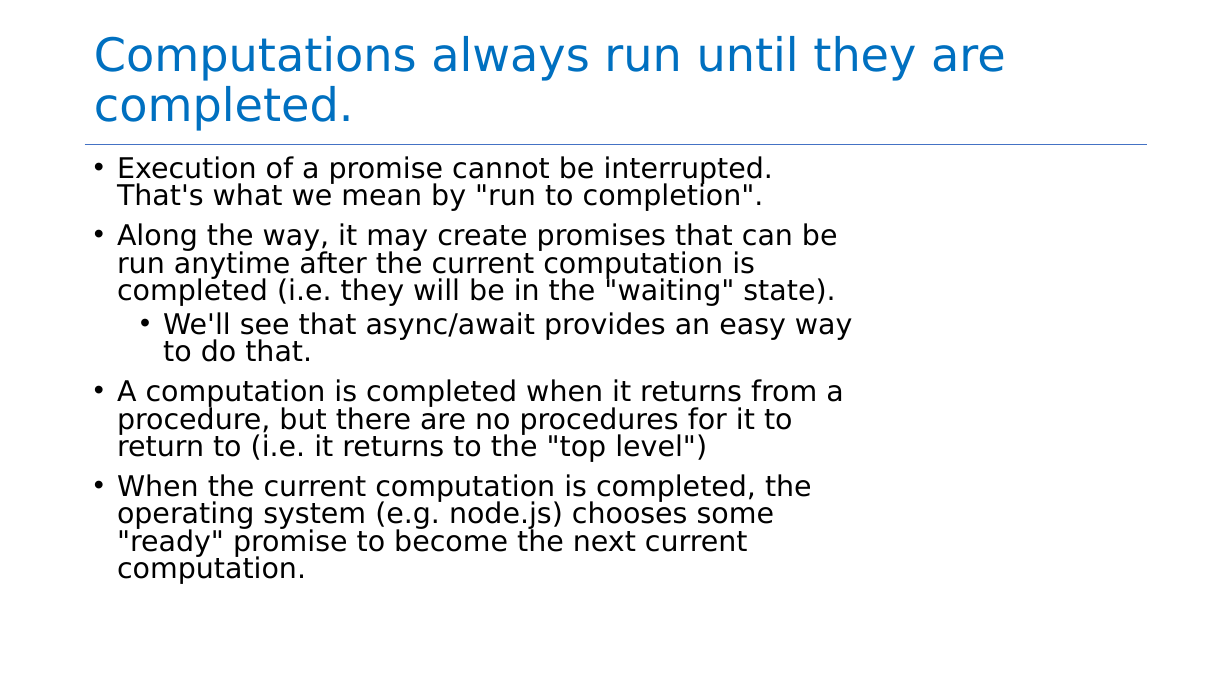
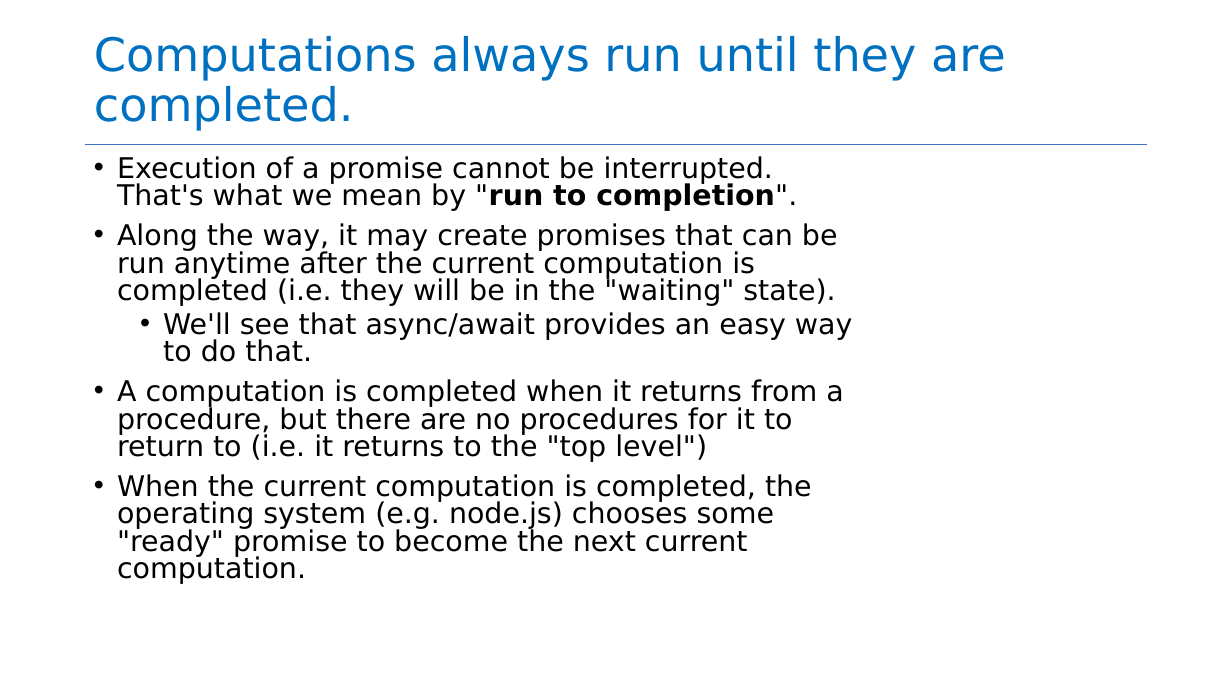
Before and after one commit to neu-se/CS4530-Spring-2025, a slide deck: slide 12 of Slides/Module 06 Concurrency Patterns in Typescript.pptx. Drawn at 1232x693 pixels with LibreOffice and Linux fonts; fonts in the diff are those of the drawing. Boxes give left, top, right and bottom in pixels: in the first picture for what was removed or moved away, otherwise in the second. Text is boxed around its words. In the diff, an @@ line names an element or a change of style, - is before the commit and + after.

```diff
--- a/Slides/Module 06 Concurrency Patterns in Typescript.pptx
+++ b/Slides/Module 06 Concurrency Patterns in Typescript.pptx
@@ text at (117,156,797,211): bold on in ""run to completion"." @@
```
Also in this commit, not shown: 14 other slides changed, 1 other file.
